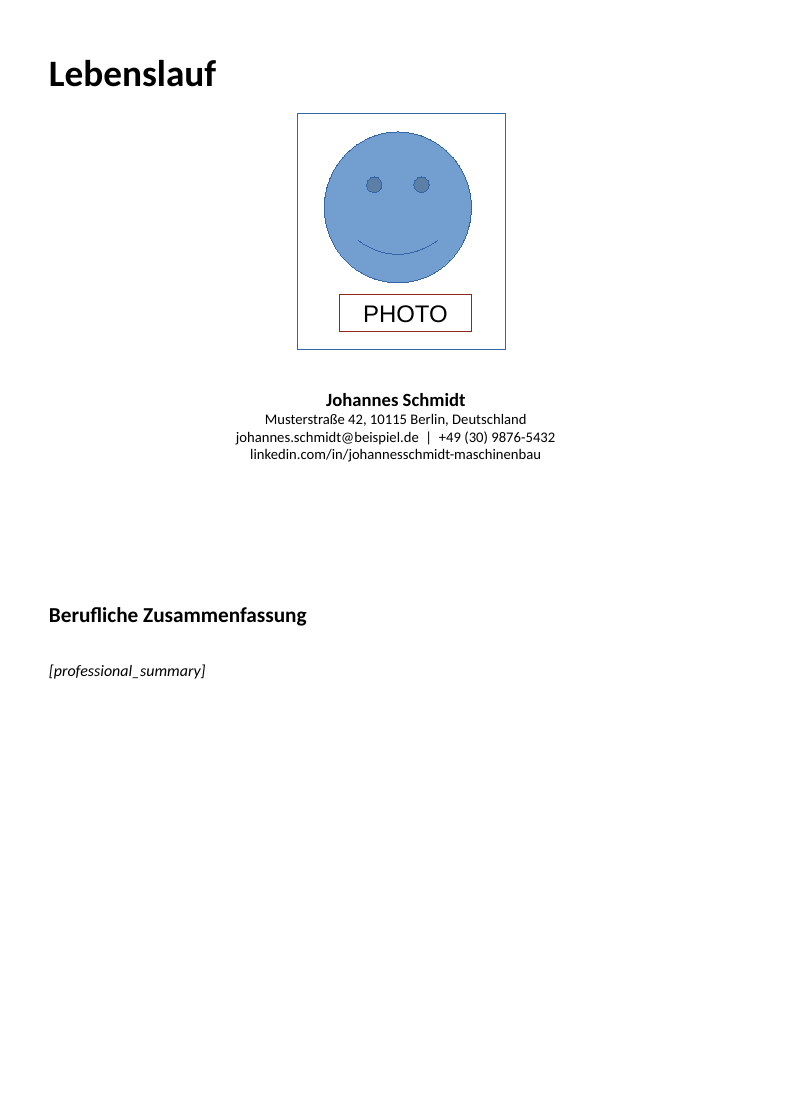
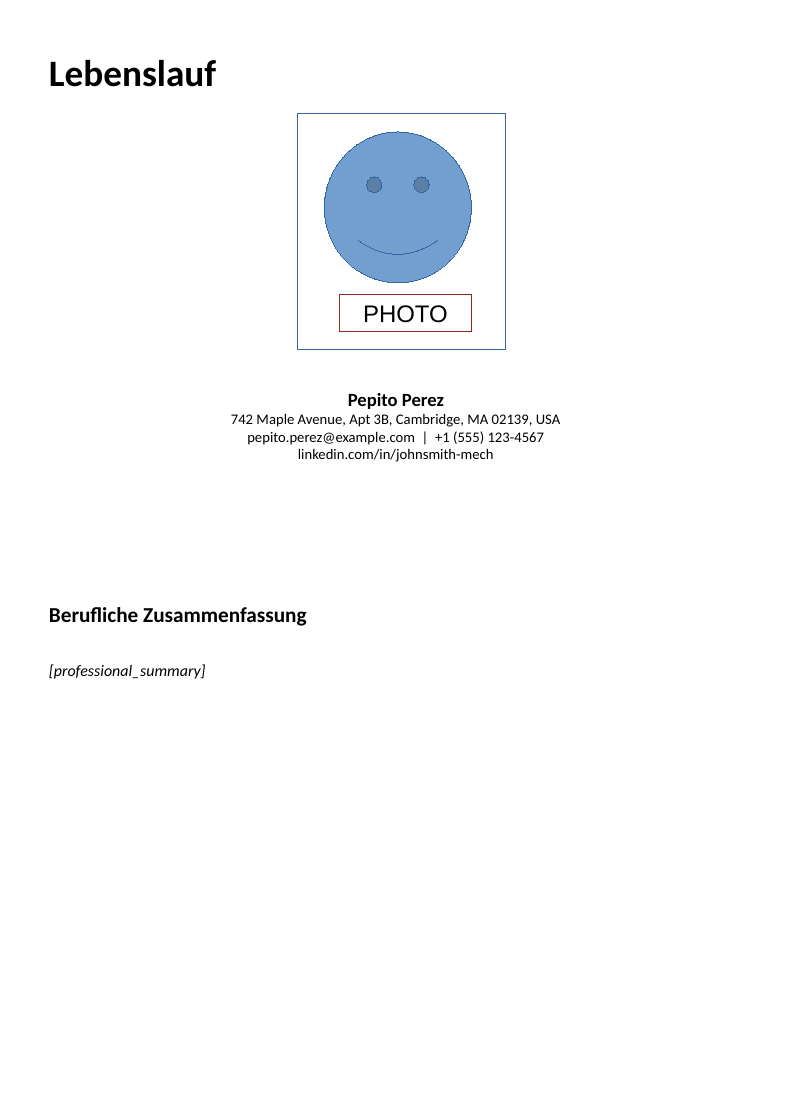
Before and after one commit to juanaponterojas01/Bonfire, a slide deck: slide 1 of examples/templates/de/cv_template.pptx. Drawn at 792x1120 pixels with LibreOffice and Linux fonts; fonts in the diff are those of the drawing. Boxes give left, top, right and bottom in pixels: in the first picture for what was removed or moved away, otherwise in the second. Text is boxed around its words. In the diff, an @@ line names an element or a change of style, - is before the commit and + after.

Commit message:
fix profil extractor example fallback, unify example profils

```diff
--- a/examples/templates/de/cv_template.pptx
+++ b/examples/templates/de/cv_template.pptx
@@ text at <box>231,393,561,462</box>: text changed @@
-Johannes Schmidt
-Musterstraße 42, 10115 Berlin, Deutschland
-johannes.schmidt@beispiel.de | +49 (30) 9876-5432
-linkedin.com/in/johannesschmidt-maschinenbau
+Pepito Perez
+742 Maple Avenue, Apt 3B, Cambridge, MA 02139, USA
+pepito.perez@example.com | +1 (555) 123-4567
+linkedin.com/in/johnsmith-mech
```
Also in this commit, not shown: 1 other slide changed, 13 other files.
